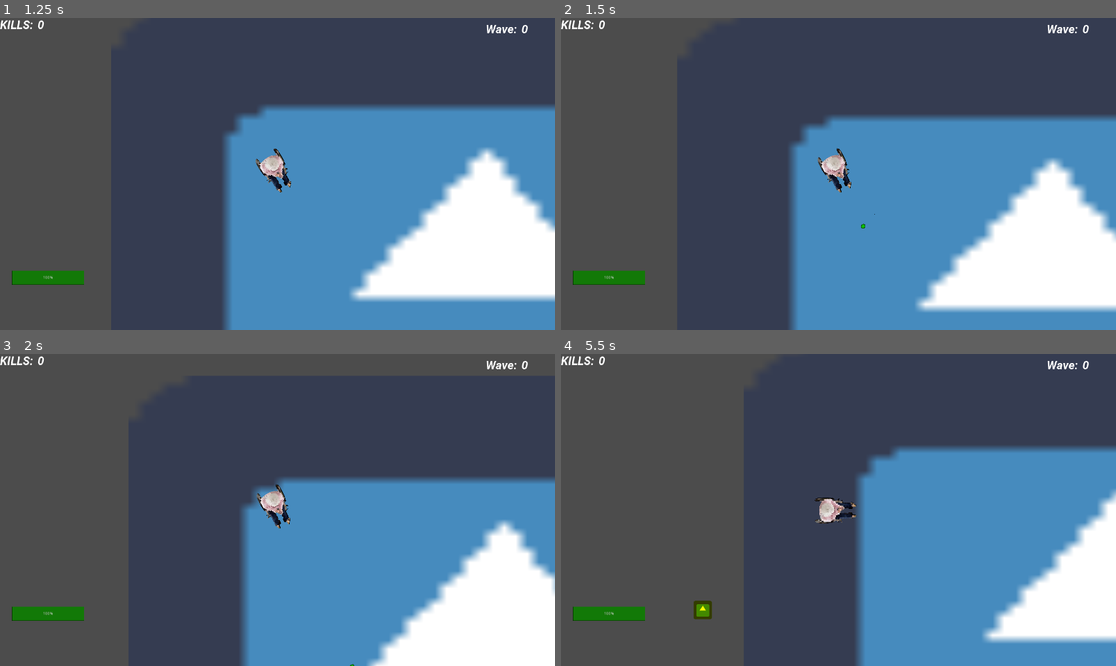
Above: before the commit, frames 1-4 (two rows, left to right).
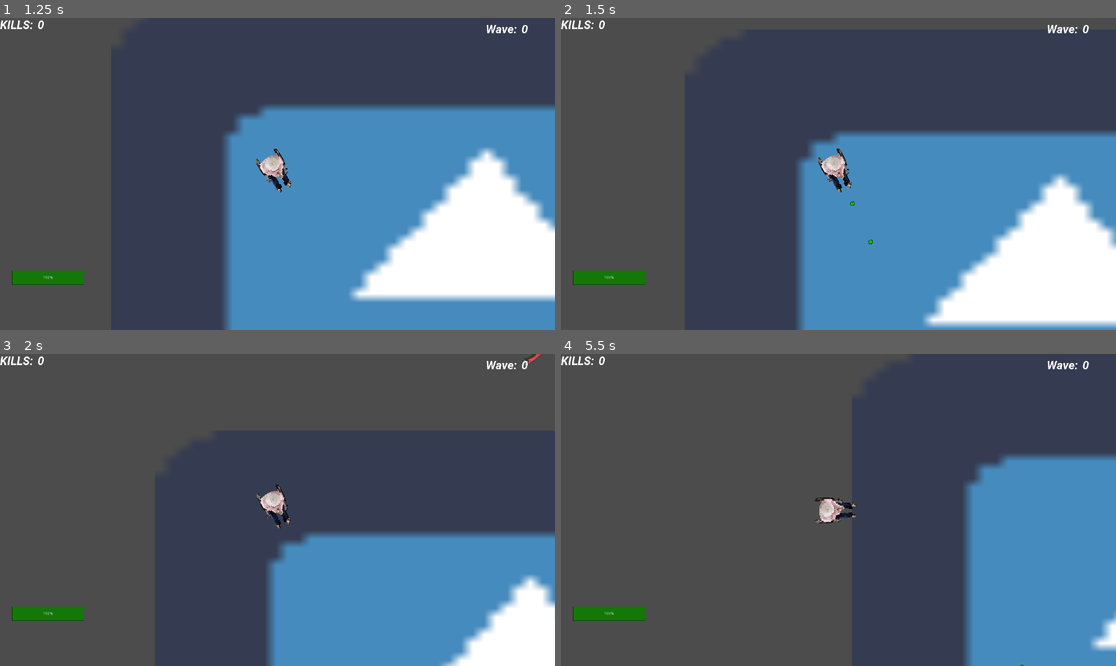
Above: after the commit, the same moments.

Repository: samuelmanolakas/Hellsing-Warewolf-Assault
Game: Godot game, scene res://Maps/Rullstol_test_map.tscn
Two runs of this game, one before a commit and one after it. Both use one fixed random seed, a clock stepped at 60 frames per second and the inputs below. This scene is started directly instead of the project's main scene. The engine's default icon, where the game draws it, is replaced by a stand-in: a white triangle on a blue panel in a dark square.
Inputs (mouse positions are in pixels of both pictures, inside the frame that each line leads up to):
- Up to frame 1 (1.25 s): tap Enter at 0.5 s; move the mouse to (399, 158) at 0.52 s; press the mouse at (399, 158) at 0.53 s; hold D (right) from 0.53 s (still down)
- Up to frame 2 (1.5 s): move the mouse to (727, 189) at 1.27 s; release D (right) at 1.28 s; release the mouse at (727, 189) at 1.28 s; hold S (down) from 1.28 s (still down); click (727, 189) at 1.35 s
- Up to frame 3 (2 s): keep holding S (down)
- Up to frame 4 (5.5 s): move the mouse to (894, 441) at 2.02 s; release S (down) at 2.03 s; press the mouse at (894, 441) at 2.03 s; hold D (right) 2.03-2.78 s; move the mouse to (810, 572) at 2.77 s; release the mouse at (810, 572) at 2.78 s; hold W (up) 2.78-3.53 s; click (810, 572) at 2.85 s; move the mouse to (1005, 556) at 3.52 s; press the mouse at (1005, 556) at 3.53 s; hold A (left) 3.53-5.03 s; move the mouse to (672, 463) at 4.27 s; release the mouse at (672, 463) at 4.28 s; click (672, 463) at 4.35 s; move the mouse to (866, 510) at 5.02 s; press the mouse at (866, 510) at 5.03 s; hold S (down) from 5.03 s (still down)

Frame 1 is identical in both runs. In frame 2, 11% of the frame differs, in the area x 41-100%, y 31-100%; in frame 3, 19%; in frame 4, 22%, in the area x 23-100%, y 29-100%.
Error in both runs: Attempt to call function 'get_simple_path' in base 'null instance' on a null instance. (res://Actors/Enemies/Enemy.gd:66)

Commit message:
Rullstol :)

Diff:
--- a/Actors/Players/Rullstol_player/Rullstol_player.gd
+++ b/Actors/Players/Rullstol_player/Rullstol_player.gd
@@ -6,7 +6,7 @@
 
 
 export (PackedScene) var Bullet
-export (int) var speed = 200
+export (int) var speed = 500
 
 
 onready var end_of_gun = $EndOfGun
--- a/Actors/Players/Rullstol_player/Rullstol_player.tscn
+++ b/Actors/Players/Rullstol_player/Rullstol_player.tscn
@@ -55,5 +55,4 @@
 stream = ExtResource( 7 )
 
 [node name="Attackcooldown" type="Timer" parent="."]
-wait_time = 0.3
-one_shot = true
+wait_time = 0.001
--- a/Global/SpawnLocation.tscn
+++ b/Global/SpawnLocation.tscn
@@ -5,6 +5,7 @@
 [node name="SpawnLocation" type="Node2D"]
 
 [node name="Sprite" type="Sprite" parent="."]
+visible = false
 modulate = Color( 1, 0.984314, 0, 1 )
 self_modulate = Color( 0.945098, 1, 0, 1 )
 texture = ExtResource( 1 )
--- a/Global/Test_map.gd
+++ b/Global/Test_map.gd
@@ -62,7 +62,7 @@
 		print("stop")
 		timer.set_wait_time(10)
 		fast_timer.set_wait_time(5)
-		big_timer.set_wait_time(10)
+		big_timer.set_wait_time(15)
 		$Player/GUI/Control2/Next_wave_text.visible = true
 		timer.start()
 		big_timer.start()
@@ -74,8 +74,8 @@
 		fast_timer.stop()
 		print("stop")
 		timer.set_wait_time(8)
-		fast_timer.set_wait_time(5)
-		big_timer.set_wait_time(10)
+		fast_timer.set_wait_time(6)
+		big_timer.set_wait_time(15)
 		$Player/GUI/Control2/Next_wave_text.visible = true
 		timer.start()
 		big_timer.start()
@@ -87,8 +87,8 @@
 		fast_timer.stop()
 		print("stop")
 		timer.set_wait_time(7)
-		fast_timer.set_wait_time(4)
-		big_timer.set_wait_time(10)
+		fast_timer.set_wait_time(5)
+		big_timer.set_wait_time(15)
 		$Player/GUI/Control2/Next_wave_text.visible = true
 		timer.start()
 		big_timer.start()
@@ -99,9 +99,9 @@
 		big_timer.stop()
 		fast_timer.stop()
 		print("stop")
-		timer.set_wait_time(7)
-		fast_timer.set_wait_time(4)
-		big_timer.set_wait_time(10)
+		timer.set_wait_time(6)
+		fast_timer.set_wait_time(5)
+		big_timer.set_wait_time(15)
 		$Player/GUI/Control2/Next_wave_text.visible = true
 		timer.start()
 		big_timer.start()
@@ -113,8 +113,8 @@
 		fast_timer.stop()
 		print("stop")
 		timer.set_wait_time(5)
-		fast_timer.set_wait_time(4)
-		big_timer.set_wait_time(10)
+		fast_timer.set_wait_time(5)
+		big_timer.set_wait_time(15)
 		$Player/GUI/Control2/Next_wave_text.visible = true
 		timer.start()
 		big_timer.start()
@@ -125,22 +125,22 @@
 		big_timer.stop()
 		fast_timer.stop()
 		print("stop")
+		timer.set_wait_time(4)
+		fast_timer.set_wait_time(5)
+		big_timer.set_wait_time(15)
+		$Player/GUI/Control2/Next_wave_text.visible = true
+		timer.start()
+		big_timer.start()
+		fast_timer.start()
+
+	elif Global.wave_num == 9:
+		timer.stop()
+		big_timer.stop()
+		fast_timer.stop()
+		print("stop")
 		timer.set_wait_time(3)
-		fast_timer.set_wait_time(4)
-		big_timer.set_wait_time(10)
-		$Player/GUI/Control2/Next_wave_text.visible = true
-		timer.start()
-		big_timer.start()
-		fast_timer.start()
-
-	elif Global.wave_num == 9:
-		timer.stop()
-		big_timer.stop()
-		fast_timer.stop()
-		print("stop")
-		timer.set_wait_time(3)
-		fast_timer.set_wait_time(3)
-		big_timer.set_wait_time(9)
+		fast_timer.set_wait_time(5)
+		big_timer.set_wait_time(15)
 		$Player/GUI/Control2/Next_wave_text.visible = true
 		timer.start()
 		big_timer.start()
